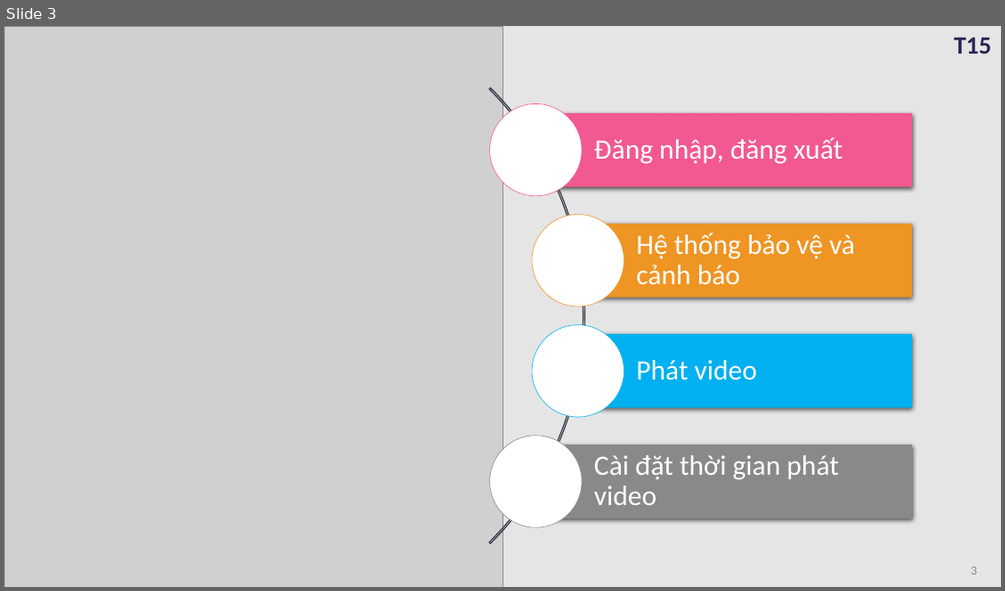
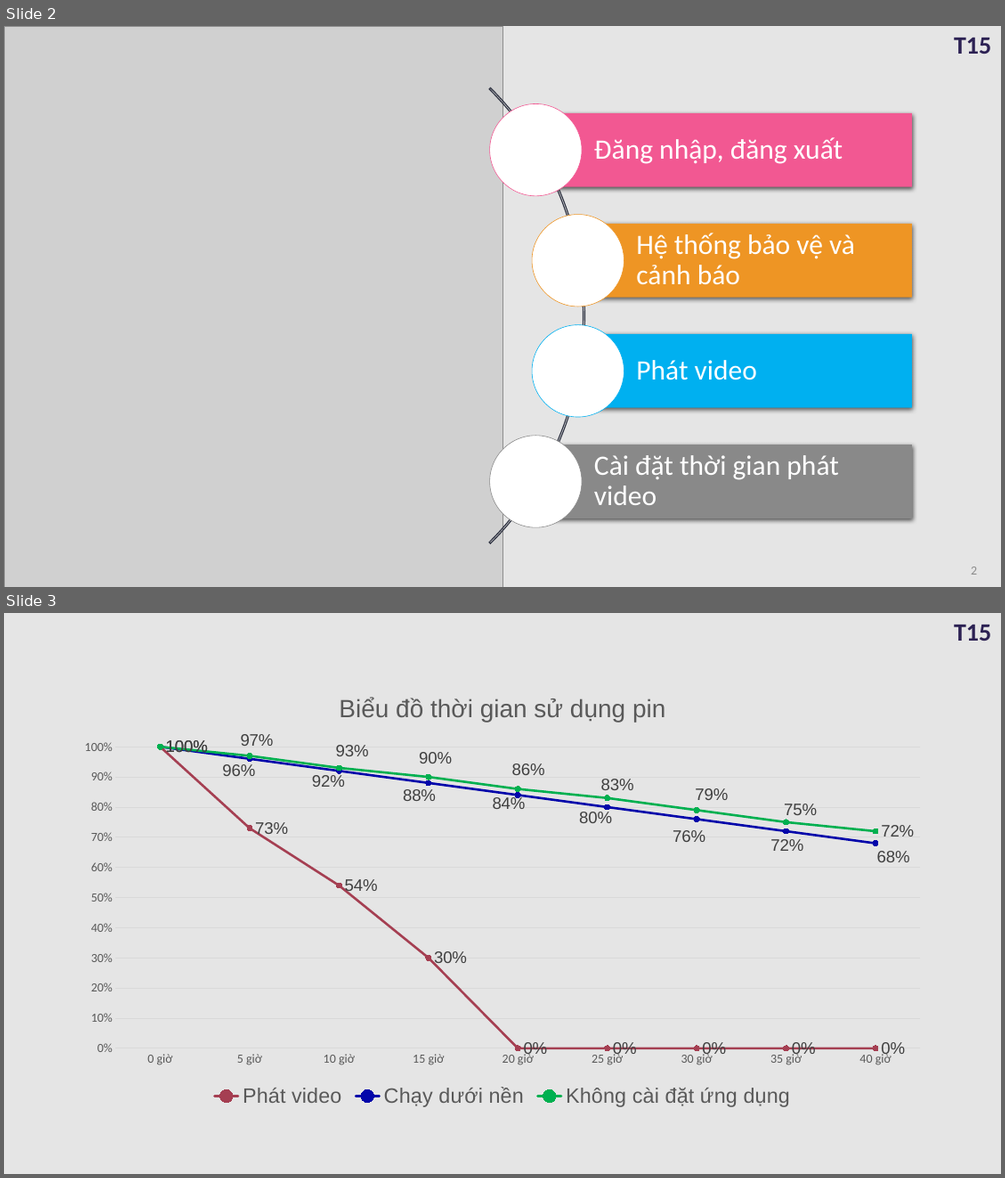
Before and after one commit to daihieptn97/share, a slide deck: Đồ án/BaoCao.pptx. Shown one above the other, each under a label of ours: slide 3 before the commit, slides 2 and 3 after it. The pictures are 1005x591 and 1005x1178 pixels, drawn with LibreOffice and Linux fonts; fonts in the diff are those of the drawing; grey boxes stand for pictures. Boxes give left, top, right and bottom in pixels: in the first picture for what was removed or moved away, otherwise in the second. Text is boxed around its words. In the diff, an @@ line names an element or a change of style, - is before the commit and + after.

```diff
--- a/Đồ án/BaoCao.pptx
+++ b/Đồ án/BaoCao.pptx
@@ slide 3 added at box(4, 613, 1001, 1174), background #E5E5E5; not listed: 1 template element that a slide beside it also shows @@
@@ line chart added at box(67, 675, 938, 1111) @@
+title "Biểu đồ thời gian sử dụng pin "
+categories: 0 giờ, 5 giờ, 10 giờ, 15 giờ, 20 giờ, 25 giờ, 30 giờ, 35 giờ, 40 giờ
+Phát video: 1, 0.73, 0.54, 0.3, 0, 0, 0, 0, 0
+Chạy dưới nền: 1, 0.96, 0.92, 0.88, 0.84, 0.8, 0.76, 0.72, 0.68
+Không cài đặt ứng dụng: 1, 0.97, 0.93, 0.9, 0.86, 0.83, 0.79, 0.75, 0.72
@@ what was slide 3 is now slide 2 @@
```
Also in this commit, not shown: 1 other slide added, 3 slides removed, 1 other file.
